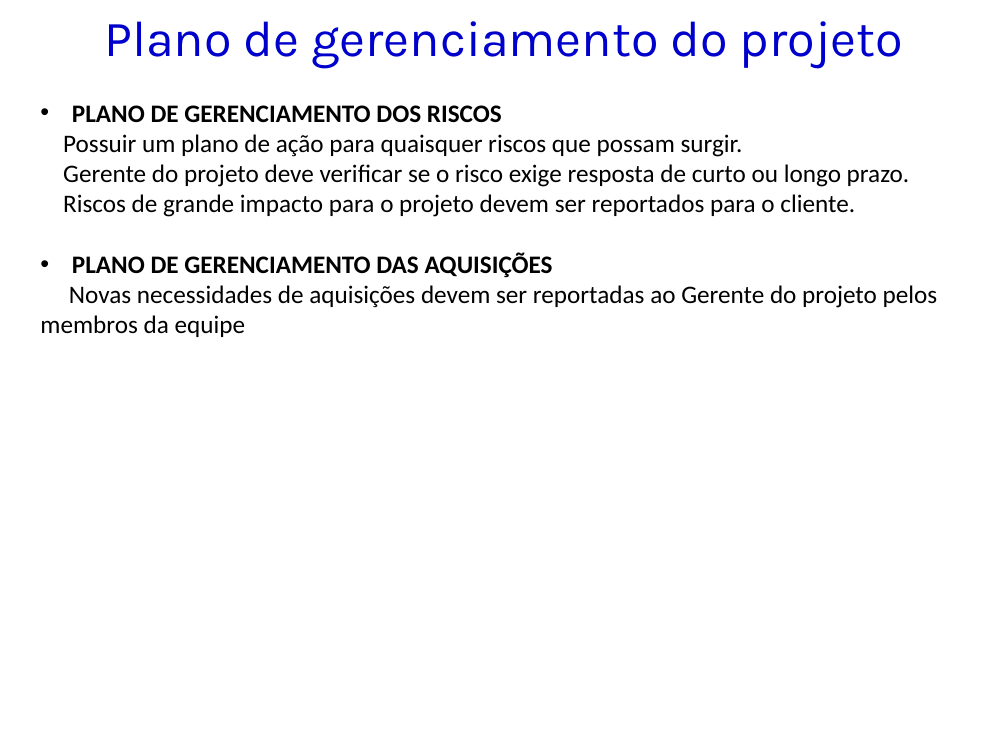
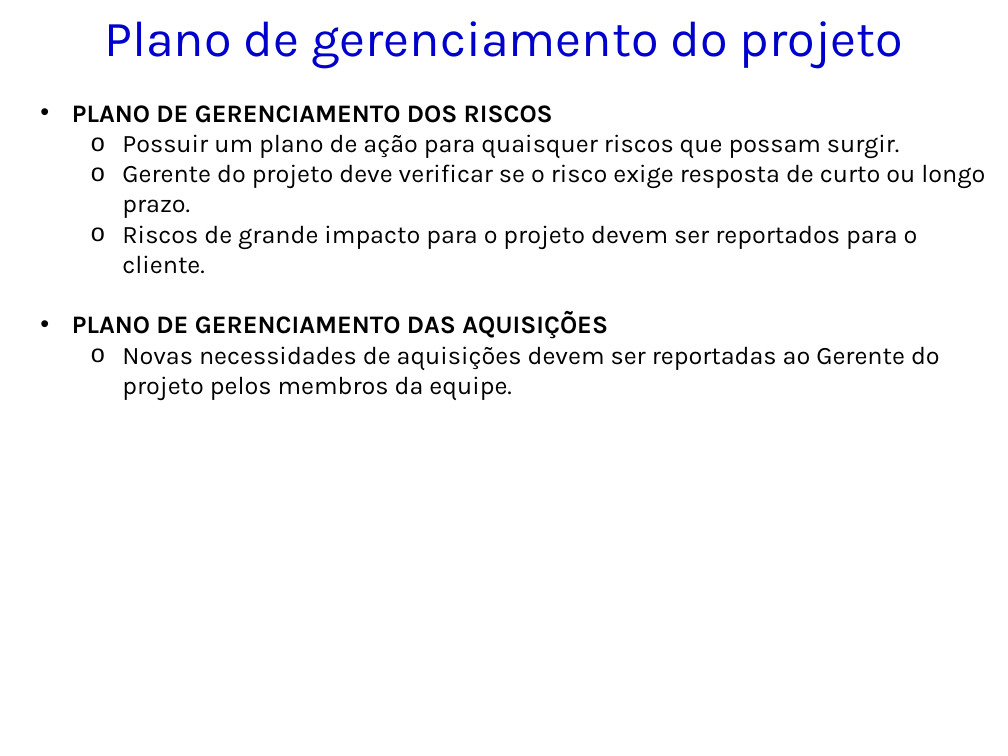
Before and after one commit to kokmz/TCCHUE, a slide deck: slide 25 of Arquivos do Anselmo preencidos - Semestre passado/GPS_2014_Modelo de Apresentação_PI.pptx (slide 16 before the commit). Drawn at 1008x756 pixels with LibreOffice and Linux fonts; fonts in the diff are those of the drawing; background and template pictures are left out. Boxes give left, top, right and bottom in pixels: in the first picture for what was removed or moved away, otherwise in the second. Text is boxed around its words. In the diff, an @@ line names an element or a change of style, - is before the commit and + after.

```diff
--- a/Arquivos do Anselmo preencidos - Semestre passado/GPS_2014_Modelo de Apresentação_PI.pptx
+++ b/Arquivos do Anselmo preencidos - Semestre passado/GPS_2014_Modelo de Apresentação_PI.pptx
@@ text at (x1=72, y1=105, x2=985, y2=339): font Calibri to Karla in "PLANO DE GERENCIAMENTO DOS RISCOS", "Possuir um plano de ação para quaisquer ...", "Gerente do projeto deve verificar se o ...", "Riscos de grande impacto para o projeto ..." and 1 more places; bullet none to o; list level 2 to 3 in "Possuir um plano de ação ..."; list level 2 to 3 in "Gerente do projeto deve verificar ..."; list level 2 to 3 in "Riscos de grande impacto para ..." @@
@@ text at (x1=122, y1=346, x2=940, y2=400): text changed; font Calibri to Karla @@
-  Novas necessidades de aquisições devem ser reportadas ao Gerente do projeto pelos membros da equipe
+    o Novas necessidades de aquisições devem ser reportadas ao Gerente do projeto pelos membros da equipe.
```
Also in this commit, not shown: 12 other slides changed, 12 slides added.
